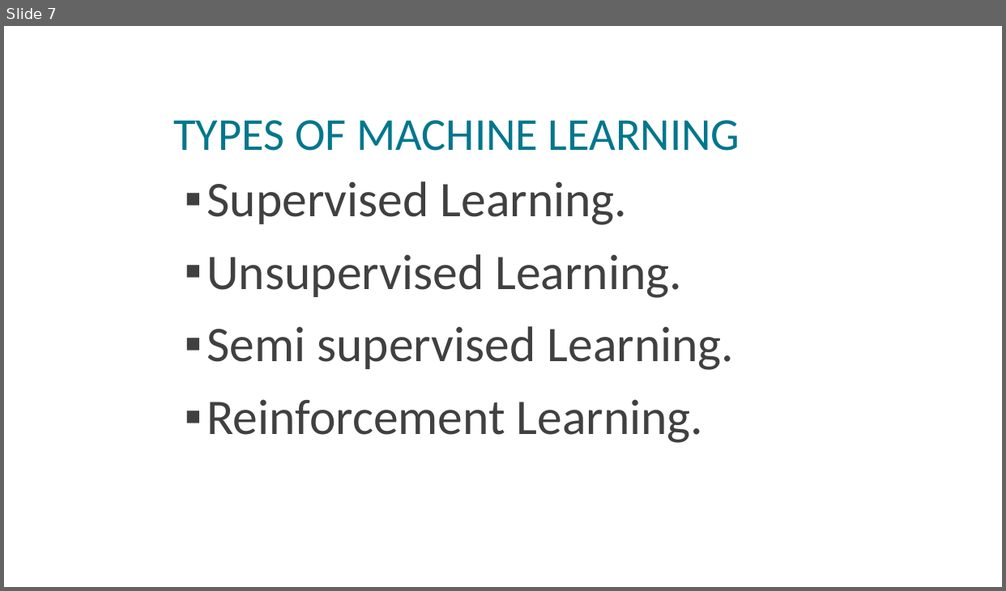
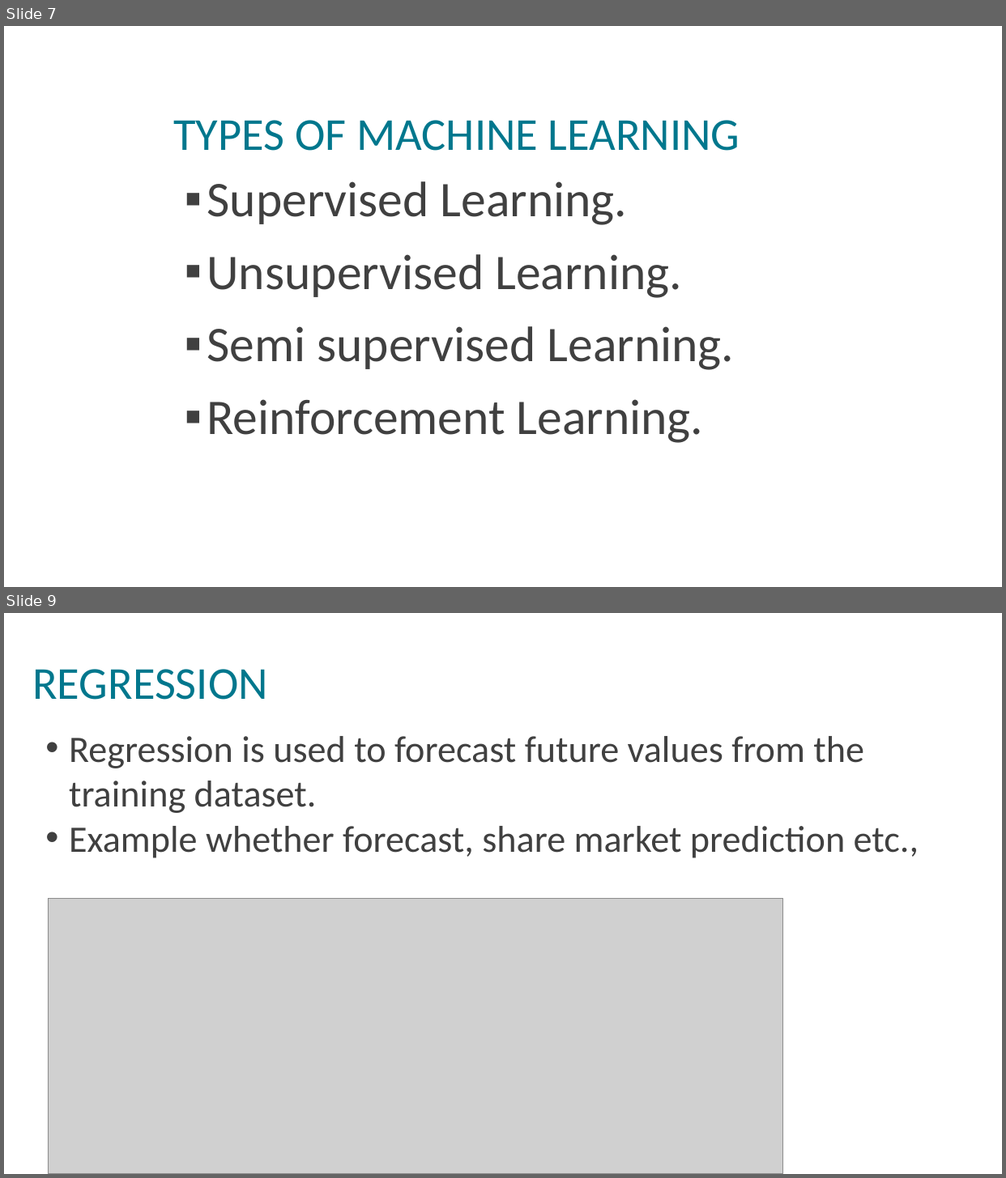
Before and after one commit to VISWESWARAN1998/machine-learning, a slide deck: Machine Learning.pptx. Shown one above the other, each under a label of ours: slide 7 before the commit, slides 7 and 9 after it; the slides between them are not shown. The pictures are 1006x591 and 1006x1178 pixels, drawn with LibreOffice and Linux fonts; fonts in the diff are those of the drawing; grey boxes stand for pictures; background and template pictures are left out. Boxes give left, top, right and bottom in pixels: in the first picture for what was removed or moved away, otherwise in the second. Text is boxed around its words. In the diff, an @@ line names an element or a change of style, - is before the commit and + after.

```diff
--- a/Machine Learning.pptx
+++ b/Machine Learning.pptx
@@ slide 9 added at [4, 613, 1002, 1174], background picture (left out) @@
@@ title added at [32, 669, 268, 700], 44 pt, text #00778D @@
+REGRESSION
@@ text added at [69, 736, 918, 858], 36 pt, text #404040 @@
+• Regression is used to forecast future values from the training dataset.
+• Example whether forecast, share market prediction etc.,
@@ picture added at [49, 898, 782, 1174] @@
```
Also in this commit, not shown: 1 slide changed, 2 other slides added, 2 slides removed.
